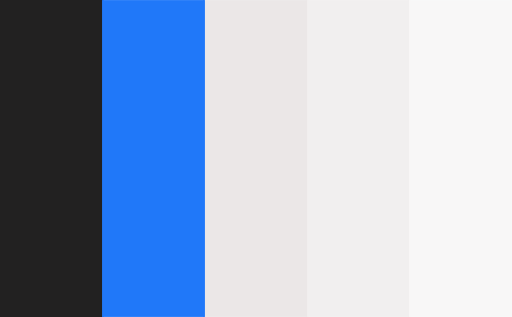
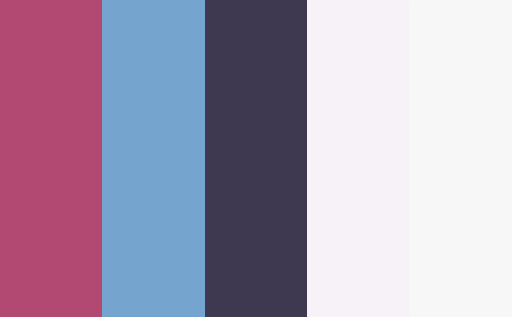
Two versions of the same layered image (512×317). Layer-by-layer changes:
painted on "5" over <box>102,0,205,317</box>
painted on "3" over <box>307,0,409,317</box>
painted on "2" over <box>204,0,308,317</box>
painted on "1" over <box>0,0,103,317</box>
